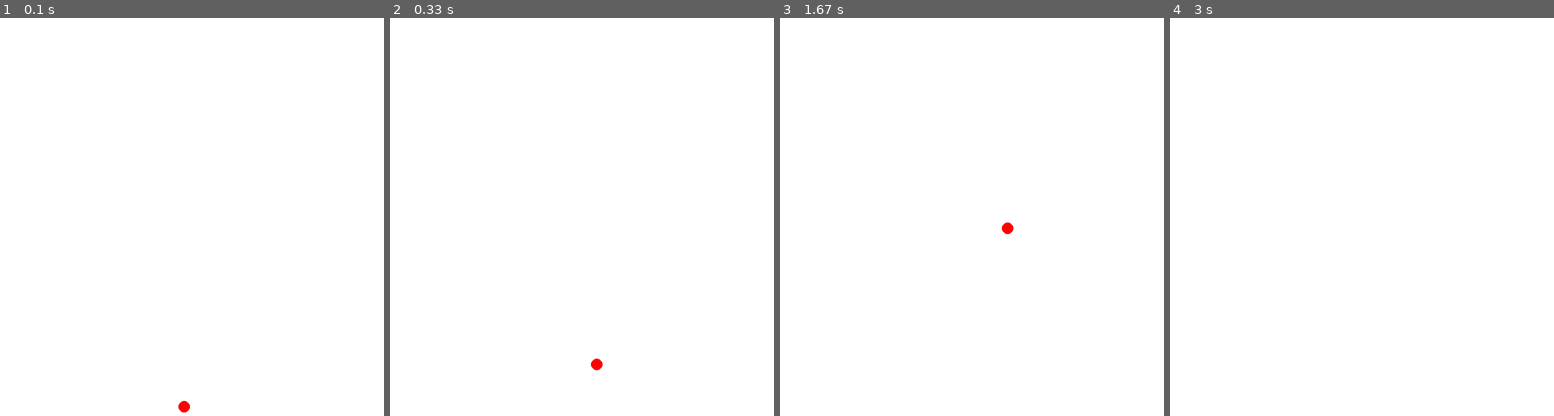
Above: before the commit, frames 1-4 (left to right).
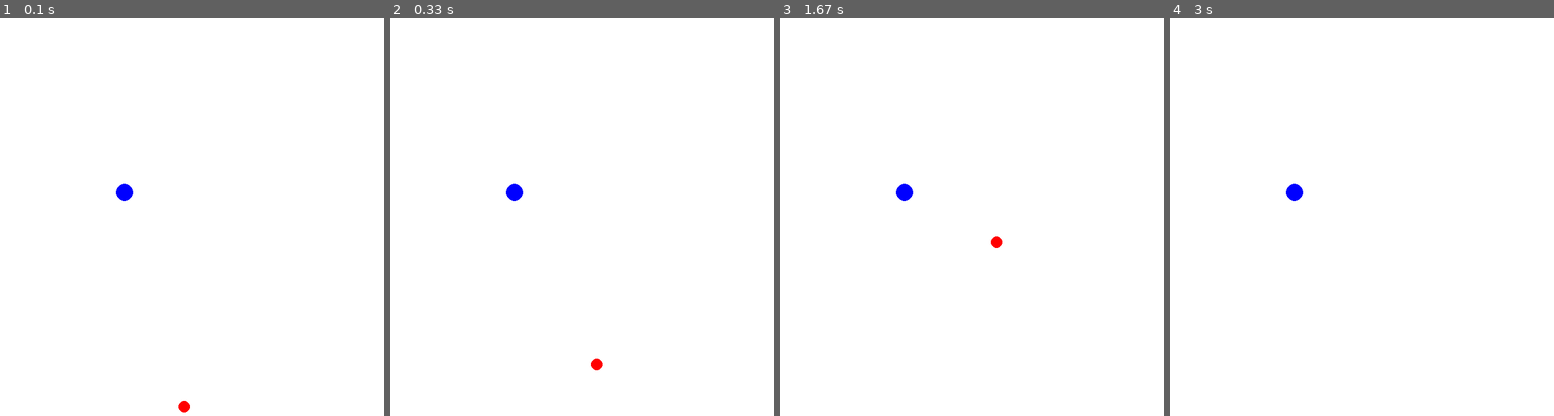
Above: after the commit, the same moments.

Repository: sandhyarottoo/phys-hackathon-2023
Game: pygame game, started from francosPolar.py
Same seed, same stepped clock (60 frames per second), same inputs: the game is played once before the commit and once after it.
Inputs:
- Up to frame 1 (0.1 s): no input
- Up to frame 2 (0.33 s): no input
- Up to frame 3 (1.67 s): no input
- Up to frame 4 (3 s): no input

The runs differ from the first frame. In frame 1, 0.2% of the frame differs, in the area x 30-35%, y 41-46%; in frame 2, 0.2%; in frame 3, 0.3%, in the area x 30-61%, y 41-58%; in frame 4, 0.2%.

Commit message:
fixed the point charge not showing up issue

Diff:
--- a/francosPolar.py
+++ b/francosPolar.py
@@ -51,13 +51,14 @@
         super().__init__()
         self.pos = pos
         self.strength = strength
+        self.radius = 15
 
-        self.image = pygame.Surface((30, 30), pygame.SRCALPHA)
-        pygame.draw.circle(self.image, "blue", (15, 15), 15)
+        self.image = pygame.Surface((2*self.radius, 2*self.radius), pygame.SRCALPHA)
+        pygame.draw.circle(self.image, pygame.Color("blue"), (self.radius, self.radius), self.radius)
         self.rect = self.image.get_rect()
 
         pos_cartesian = polar_to_cartesian(self.pos)
-        self.rect.center = (pos_cartesian.x, pos_cartesian.y)
+        self.rect.center = (pos_cartesian.x + width/2, pos_cartesian.y + height/2)
 
     def computeForce(self, other_pos):
 
@@ -114,8 +115,6 @@
 # Initialize Pygame
 pygame.init()
 clock = pygame.time.Clock()
-
-# Create a window
 screen = pygame.display.set_mode((790,790))
 pygame.display.set_caption("Circle Sprite")
 
@@ -134,7 +133,7 @@
 circles.add(circle)
 
 # create a point charge
-charge = PointCharge(pygame.Vector2(-100, 0), 20)
+charge = PointCharge(pygame.Vector2(-100, 0), 100000)
 charges = pygame.sprite.Group()
 charges.add(charge)
 
@@ -153,8 +152,9 @@
     screen.fill(BACKGROUND_COLOR)
 
     circles.update(charges)
+    charges.draw(screen)
     circles.draw(screen)
-    charges.draw(screen)
+
 
 
    # Update the display
